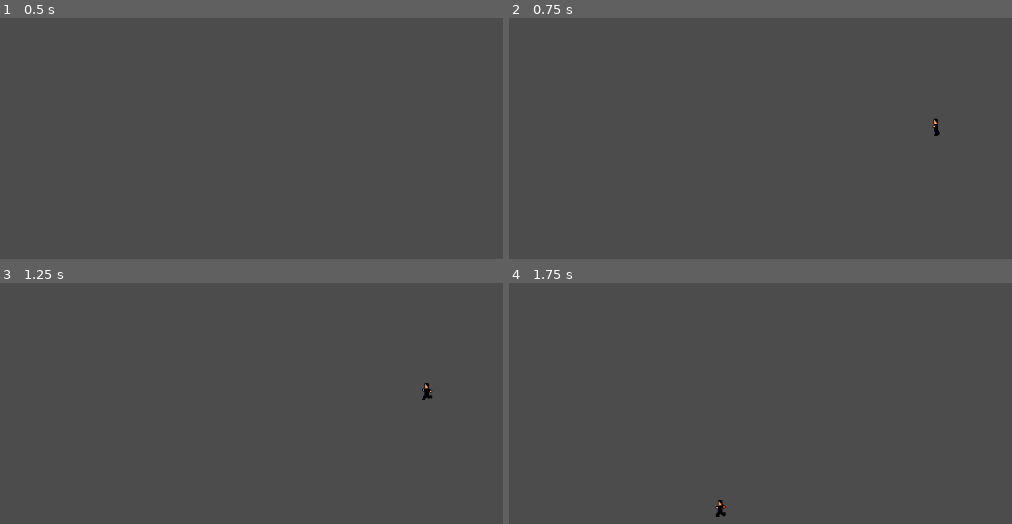
Above: before the commit, frames 1-4 (two rows, left to right).
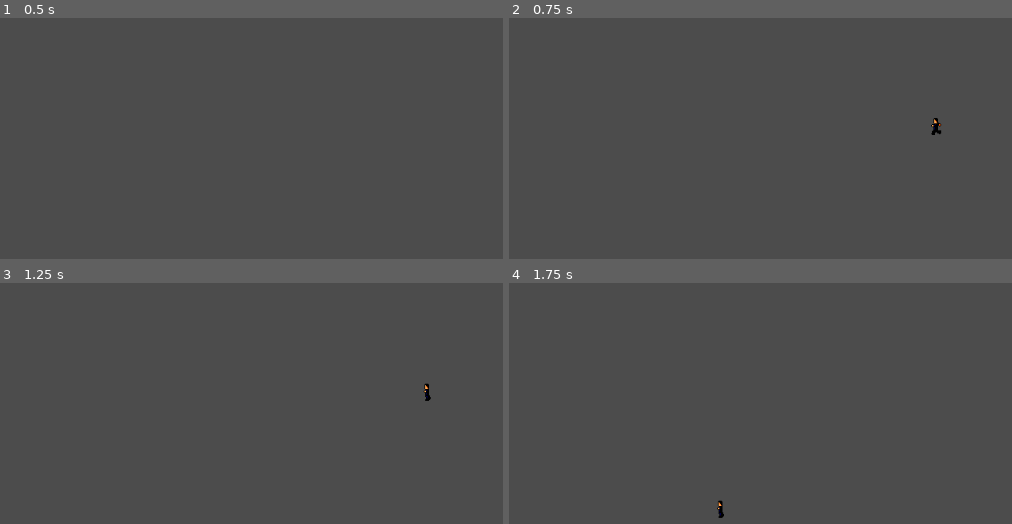
Above: after the commit, the same moments.

Repository: ktosox/Spylings
Game: Godot game, scene res://Experimental/TestLevel.tscn
Same seed, same stepped clock (60 frames per second), same inputs: the game is played once before the commit and once after it. The project has no main scene, so this scene is started directly.
Inputs (mouse positions are in pixels of both pictures, inside the frame that each line leads up to):
- Up to frame 1 (0.5 s): no input
- Up to frame 2 (0.75 s): tap Enter at 0.5 s; move the mouse to (936, 136) at 0.52 s; click (936, 136) at 0.67 s
- Up to frame 3 (1.25 s): no input
- Up to frame 4 (1.75 s): tap Space at 1.25 s; drag from (599, 449) to (720, 519) at 1.27 s

Frame 1 is identical in both runs. In frame 2, less than 0.1% of the frame differs, in the area x 83-86%, y 41-49%; in frame 3, less than 0.1%; in frame 4, less than 0.1%, in the area x 40-44%, y 90-98%.

Commit message:
Scrapped old framewrok for desiging pathing based  on call
This reverts commit 62402915229785bff457c2a723245fe41326ea74.

Diff:
--- a/Game/Experimental/Location.gd
+++ /dev/null
@@ -1,26 +0,0 @@
-extends CenterContainer
-
-
-var pointID = -1
-
-signal press_started (caller)
-signal press_ended
-
-# Called when the node enters the scene tree for the first time.
-func _ready():
-	pass # Replace with function body.
-
-
-# Called every frame. 'delta' is the elapsed time since the previous frame.
-#func _process(delta):
-#	pass
-
-
-func _on_TextureButton_button_down():
-	emit_signal("press_started", self)
-	pass # Replace with function body.
-
-
-func _on_TextureButton_button_up():
-	emit_signal("press_ended")
-	pass # Replace with function body.
--- a/Game/Experimental/Location.tscn
+++ /dev/null
@@ -1,29 +0,0 @@
-[gd_scene load_steps=4 format=2]
-
-[ext_resource path="res://Experimental/Location.gd" type="Script" id=1]
-[ext_resource path="res://Resources/tilesheet_complete.png" type="Texture" id=2]
-
-[sub_resource type="AtlasTexture" id=1]
-atlas = ExtResource( 2 )
-region = Rect2( 1560, 408, 16, 16 )
-
-[node name="Location" type="CenterContainer"]
-anchor_right = 1.0
-anchor_bottom = 1.0
-margin_right = -1024.0
-margin_bottom = -600.0
-rect_min_size = Vector2( 16, 16 )
-use_top_left = true
-script = ExtResource( 1 )
-
-[node name="TextureButton" type="TextureButton" parent="."]
-margin_left = -8.0
-margin_top = -8.0
-margin_right = 8.0
-margin_bottom = 8.0
-rect_min_size = Vector2( 16, 16 )
-texture_normal = SubResource( 1 )
-stretch_mode = 3
-
-[connection signal="button_down" from="TextureButton" to="." method="_on_TextureButton_button_down"]
-[connection signal="button_up" from="TextureButton" to="." method="_on_TextureButton_button_up"]
--- a/Game/Experimental/Planner.gd
+++ /dev/null
@@ -1,56 +0,0 @@
-extends Node2D
-
-var locationScene = preload("res://Experimental/Location.tscn")
-# Declare member variables here. Examples:
-# var a = 2
-# var b = "text"
-var pointIDTracker = 1
-
-var dragging = false
-
-var draggedLocation = null
-
-# Called when the node enters the scene tree for the first time.
-func _ready():
-	pass # Replace with function body.
-
-func _input(event):
-	if event.is_pressed() and event.is_class("InputEventMouseButton"):
-		add_location(get_global_mouse_position())
-		$Path2D/PathFollow2D/AnimationPlayer.playback_speed = 1300/$Path2D.curve.get_baked_length()
-		$Path2D/PathFollow2D/AnimationPlayer.stop()
-		$Path2D/PathFollow2D/AnimationPlayer.play("New Anim")
-
-func add_location(where:Vector2):
-	var newLocation = locationScene.instance()
-	newLocation.rect_global_position = where
-	newLocation.pointID = pointIDTracker
-	pointIDTracker += 1
-	newLocation.connect("press_started",self,"move_point")
-	newLocation.connect("press_ended",self,"move_stopped")
-	$Path2D.curve.add_point(newLocation.rect_position)
-	add_child(newLocation)
-
-	pass
-
-func update_line():
-	$Line2D.points = $Path2D.curve.get_baked_points()
-	pass
-
-# Called every frame. 'delta' is the elapsed time since the previous frame.
-func _process(delta):
-	update_line()
-	if dragging:
-		draggedLocation.rect_global_position = get_global_mouse_position()
-		$Path2D.curve.set_point_position(draggedLocation.pointID, get_global_mouse_position())
-		pass
-	pass
-
-func move_point(location):
-	draggedLocation = location
-	dragging = true
-	pass
-
-func move_stopped():
-	dragging = false
-	pass
--- a/Game/Experimental/Planner.tscn
+++ /dev/null
@@ -1,76 +0,0 @@
-[gd_scene load_steps=6 format=2]
-
-[ext_resource path="res://Experimental/Planner.gd" type="Script" id=1]
-[ext_resource path="res://icon.png" type="Texture" id=2]
-
-[sub_resource type="Curve2D" id=1]
-bake_interval = 10.0
-_data = {
-"points": PoolVector2Array( 0, 0, 0, 0, 0, 0 )
-}
-
-[sub_resource type="Animation" id=2]
-resource_name = "New Anim"
-length = 3.0
-loop = true
-tracks/0/type = "value"
-tracks/0/path = NodePath("PathFollow2D:unit_offset")
-tracks/0/interp = 1
-tracks/0/loop_wrap = true
-tracks/0/imported = false
-tracks/0/enabled = true
-tracks/0/keys = {
-"times": PoolRealArray( 0, 3 ),
-"transitions": PoolRealArray( 1, 1 ),
-"update": 0,
-"values": [ 0.0, 1.0 ]
-}
-
-[sub_resource type="Animation" id=3]
-length = 0.001
-tracks/0/type = "value"
-tracks/0/path = NodePath("PathFollow2D:offset")
-tracks/0/interp = 1
-tracks/0/loop_wrap = true
-tracks/0/imported = false
-tracks/0/enabled = true
-tracks/0/keys = {
-"times": PoolRealArray( 0 ),
-"transitions": PoolRealArray( 1 ),
-"update": 0,
-"values": [ 0.0 ]
-}
-tracks/1/type = "value"
-tracks/1/path = NodePath("PathFollow2D:unit_offset")
-tracks/1/interp = 1
-tracks/1/loop_wrap = true
-tracks/1/imported = false
-tracks/1/enabled = true
-tracks/1/keys = {
-"times": PoolRealArray( 0 ),
-"transitions": PoolRealArray( 1 ),
-"update": 0,
-"values": [ 0.0 ]
-}
-
-[node name="Planner" type="Node2D"]
-script = ExtResource( 1 )
-
-[node name="Line2D" type="Line2D" parent="."]
-
-[node name="Path2D" type="Path2D" parent="."]
-curve = SubResource( 1 )
-
-[node name="PathFollow2D" type="PathFollow2D" parent="Path2D"]
-position = Vector2( -12.3729, 2.78003 )
-offset = nan
-rotate = false
-
-[node name="Icon" type="Sprite" parent="Path2D/PathFollow2D"]
-texture = ExtResource( 2 )
-
-[node name="AnimationPlayer" type="AnimationPlayer" parent="Path2D/PathFollow2D"]
-root_node = NodePath("../..")
-autoplay = "New Anim"
-"anims/New Anim" = SubResource( 2 )
-anims/RESET = SubResource( 3 )
--- a/Game/Experimental/Player.tscn
+++ b/Game/Experimental/Player.tscn
@@ -78,5 +78,5 @@
 position = Vector2( 0, -12 )
 frames = SubResource( 13 )
 animation = "Run"
-frame = 2
+frame = 3
 playing = true
